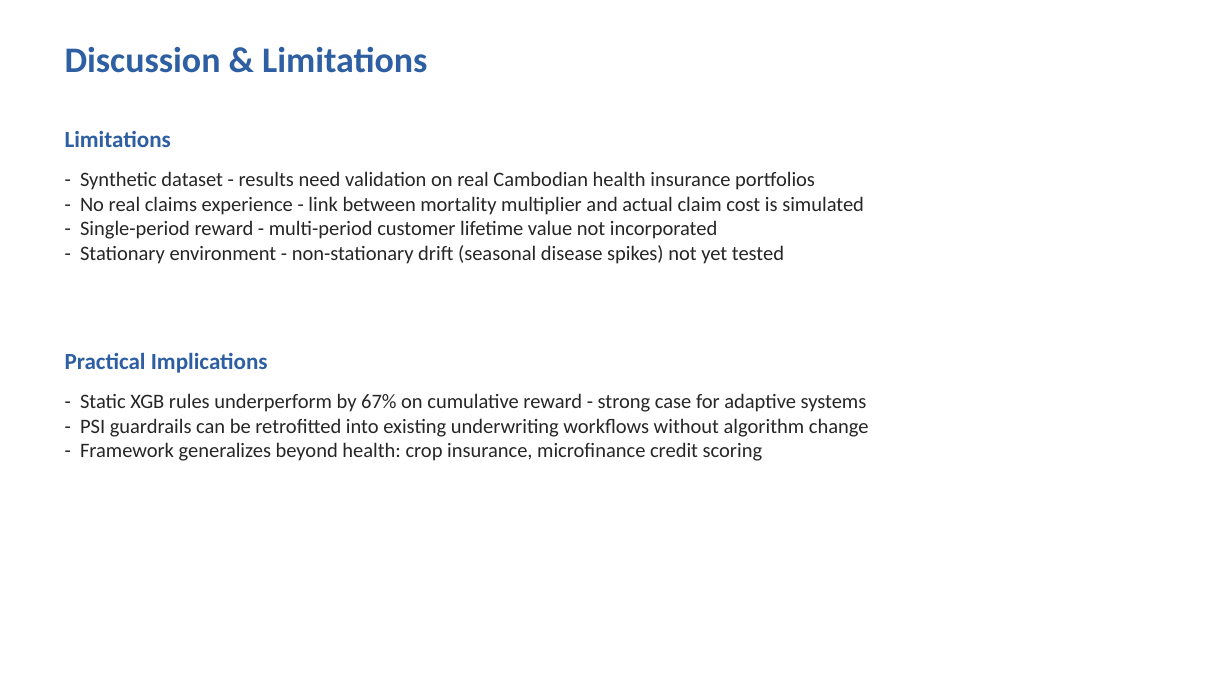
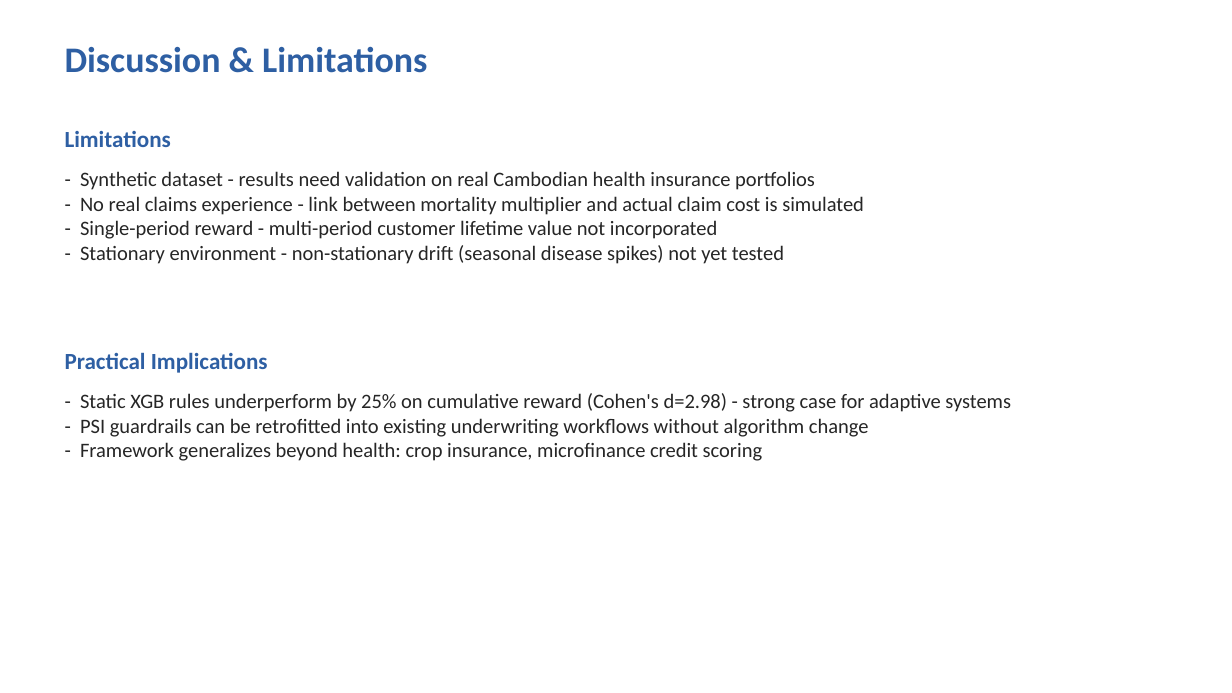
Before and after one commit to PolyTheML/DAC-UW-Thesis, a slide deck: slide 18 of thesis/health_rl/health_rl_defense_presentation.pptx. Drawn at 1232x693 pixels with LibreOffice and Linux fonts; fonts in the diff are those of the drawing. Boxes give left, top, right and bottom in pixels: in the first picture for what was removed or moved away, otherwise in the second. Text is boxed around its words. In the diff, an @@ line names an element or a change of style, - is before the commit and + after.

```diff
--- a/thesis/health_rl/health_rl_defense_presentation.pptx
+++ b/thesis/health_rl/health_rl_defense_presentation.pptx
@@ text at [80, 393, 1011, 412]: text changed @@
-- Static XGB rules underperform by 67% on cumulative reward - strong case for adaptive systems
+- Static XGB rules underperform by 25% on cumulative reward (Cohen's d=2.98) - strong case for adaptive systems
```
Also in this commit, not shown: 6 other slides changed, 46 other files.
